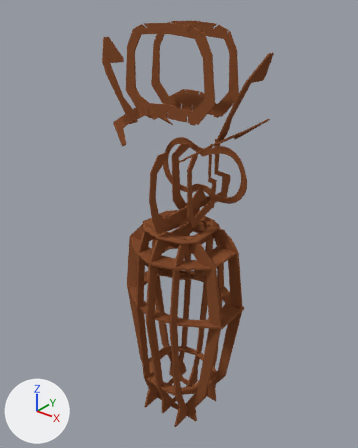
What one commit did to the Blender file LaserConstructionPlan/snowyOwl_smal.blend.
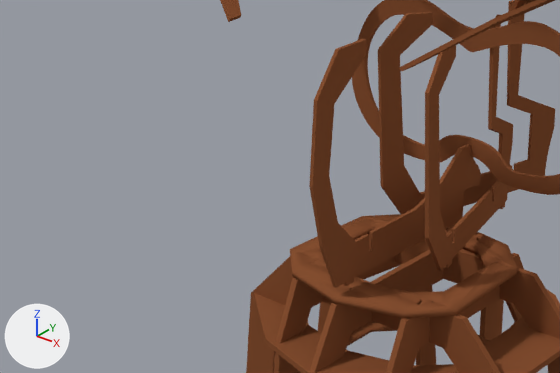
Each version is shown whole from a camera (50 mm lens) standing at (6.46, -8.17, 10.37) and looking at (-0.44, 0.45, 5.03), then close up on the part from 13% to 65% of the width and 31% to 59% of the height. Every picture has the same lights, and +X, +Y and +Z are marked at lower left.

Script lines for the objects in view, before the commit:
```python
ob_beziercircle_001 = bpy.data.objects.new('BezierCircle.001', cu_beziercircle_001)
ob_beziercircle_001.location = (0.0, -0.45, 3.0)
ob_beziercircle_001.rotation_euler = (-1.571, 1.571, 0.0)  # degrees (-90, 90, 0)
ob_beziercircle_002 = bpy.data.objects.new('BezierCircle.002', cu_beziercircle_001)
ob_beziercircle_002.location = (0.0, 0.45, 3.0)
ob_beziercircle_002.rotation_euler = (-1.571, 1.571, 0.0)  # degrees (-90, 90, 0)
ob_eyes = bpy.data.objects.new('Eyes', cu_eyes)
ob_eyes.location = (0.0, 0.79, 6.46)
ob_eyes.rotation_euler = (1.571, 0.0, 0.0)  # degrees (90, 0, 0)
# also in view: 'BezierCircle.007' at (0.0, 0.08, 4.79); 'EyeNose_L' at (-0.13, 0.96, 6.24); 'BezierCircle.004' at (-0.5, -0.03, 2.63); 'BezierCircle.003' at (0.55, -0.03, 2.63); 'BeakToBack' at (0.0, -0.08, 6.28)
```
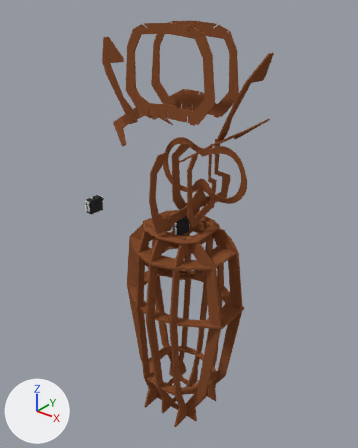
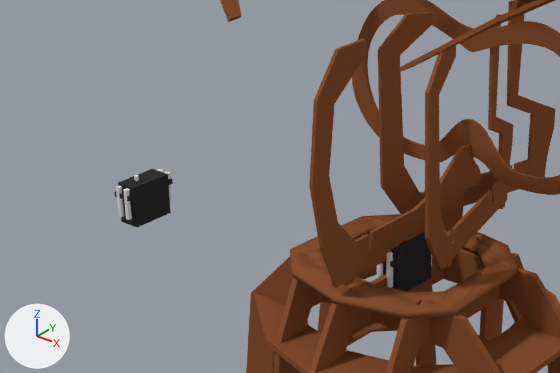
Commit message: added Servo FS5103R

Where the change shows, as pixel boxes [x1, y1, x2, y2] in the close-ups (560 x 373 px):
'Eyes', reshaped: [352, 0, 560, 195] in both
'Servo', added (black): after [114, 169, 173, 227]
    faces in mat_blacplastic (black #353535): [114, 169, 173, 227]
'Servo_FS5103R', added: after [377, 232, 432, 291]
'servoHoles', added: after [116, 169, 172, 220]

The change, as a diff of the scene's bpy script:
```diff
--- a/LaserConstructionPlan/snowyOwl_smal.blend.py
+++ b/LaserConstructionPlan/snowyOwl_smal.blend.py
@@ mat_blacplastic @@
+mat_blacplastic = diffuse_material('BlacPlastic')
+mat_blacplastic.base_color = (0.0352, 0.0352, 0.0352)  # black #353535
@@ mat_whiteplastic @@
+mat_whiteplastic = diffuse_material('WhitePlastic')
+mat_whiteplastic.base_color = (0.8, 0.8, 0.8)  # white #e7e7e7
@@ me_servo_fs5103r @@
+me_servo_fs5103r.from_pydata(...)  # 120 vertices, 100 faces; spans x -0.1..0.1, y -0.26..0.26, z -0.19..0.238
+# faces by material slot: [83, 17]
+me_servo_fs5103r.materials.append(mat_blacplastic)  # black #353535
+me_servo_fs5103r.materials.append(mat_whiteplastic)  # white #e7e7e7
@@ me_servoholes @@
+me_servoholes.from_pydata(...)  # an 8-sided cylinder along z spanning x -0.025..0.025, y -0.025..0.025, z -0.105..0.176
@@ cu_eyes @@
 _sp = cu_eyes.splines.new('BEZIER'); _sp.bezier_points.add(7)
-_sp.bezier_points.foreach_set('co', [-0.822, 0.424, 0.0, 0.000615, 0.307, 0.0, 0.822, 0.424, 0.0, 0.999, -0.307, 0.0, 0.458, -0.576, 0.0, 0.00104, -0.399, 0.0, -0.457, -0.576, 0.0, -0.999, -0.307, 0.0])
-_sp.bezier_points.foreach_set('handle_left', [-1.065, 0.259, 0.0, -0.0516, 0.307, 0.0, 0.554, 0.606, 0.0, 1.123, -0.0406, 0.0, 0.693, -0.565, 0.0, 0.378, -0.399, 0.0, -0.265, -0.585, 0.0, -0.899, -0.521, 0.0])
-_sp.bezier_points.foreach_set('handle_right', [-0.554, 0.606, 0.0, 0.0527, 0.307, 0.0, 1.065, 0.26, 0.0, 0.899, -0.52, 0.0, 0.267, -0.585, 0.0, -0.376, -0.399, 0.0, -0.693, -0.565, 0.0, -1.123, -0.0406, 0.0])
+_sp.bezier_points.foreach_set('co', [-0.822, 0.424, 0.0, 0.000615, 0.307, 0.0, 0.822, 0.424, 0.0, 0.999, -0.307, 0.0, 0.458, -0.576, 0.0, 0.00104, -0.248, 0.0, -0.457, -0.576, 0.0, -0.999, -0.307, 0.0])
+_sp.bezier_points.foreach_set('handle_left', [-1.065, 0.259, 0.0, -0.0516, 0.307, 0.0, 0.554, 0.606, 0.0, 1.123, -0.0406, 0.0, 0.693, -0.595, 0.0, 0.183, -0.248, 0.0, -0.238, -0.558, 0.0, -0.899, -0.521, 0.0])
+_sp.bezier_points.foreach_set('handle_right', [-0.554, 0.606, 0.0, 0.0527, 0.307, 0.0, 1.065, 0.26, 0.0, 0.899, -0.52, 0.0, 0.239, -0.558, 0.0, -0.181, -0.248, 0.0, -0.692, -0.595, 0.0, -1.123, -0.0406, 0.0])
 for _p, _l, _r in zip(_sp.bezier_points, ['AUTO', 'ALIGNED', 'AUTO', 'AUTO', 'AUTO', 'ALIGNED', 'AUTO', 'AUTO'], ['AUTO', 'ALIGNED', 'AUTO', 'AUTO', 'AUTO', 'ALIGNED', 'AUTO', 'AUTO']): _p.handle_left_type = _l; _p.handle_right_type = _r
@@ col_servo_fs5103r @@
+col_servo_fs5103r = bpy.data.collections.new('Servo_FS5103R')
+col_servo_fs5103r.instance_offset = (-3.0, 0.0, 5.0)
+col_servo_fs5103r.objects.link(ob_servo)
+col_servo_fs5103r.objects.link(ob_servoholes)
@@ ob_servo_fs5103r @@
+ob_servo_fs5103r = bpy.data.objects.new('Servo_FS5103R', None)
+ob_servo_fs5103r.location = (-0.02, -0.02, 5.28)
+ob_servo_fs5103r.show_instancer_for_render = False
+ob_servo_fs5103r.instance_type = 'COLLECTION'
+ob_servo_fs5103r.instance_collection = col_servo_fs5103r
@@ ob_servo @@
+ob_servo = bpy.data.objects.new('Servo', me_servo_fs5103r)
+ob_servo.location = (-3.0, 0.0, 5.0)
+_m = ob_servo.modifiers.new('Boolean', 'BOOLEAN')
+_m.object = ob_servoholes
+_m.solver = 'FLOAT'
@@ ob_servoholes @@
+ob_servoholes = bpy.data.objects.new('servoHoles', me_servoholes)
+ob_servoholes.parent = ob_servo
+ob_servoholes.matrix_parent_inverse = Matrix(((1.0, 0.0, 0.0, 0.964), (0.0, 1.0, 0.0, -0.761), (0.0, 0.0, 1.0, -8.586), (0.0, 0.0, 0.0, 1.0)))
+ob_servoholes.location = (-0.916, 1.004, 8.586)
+_m = ob_servoholes.modifiers.new('Mirror', 'MIRROR')
+_m.use_axis = (True, True, False)
+_m.mirror_object = ob_servo
```
